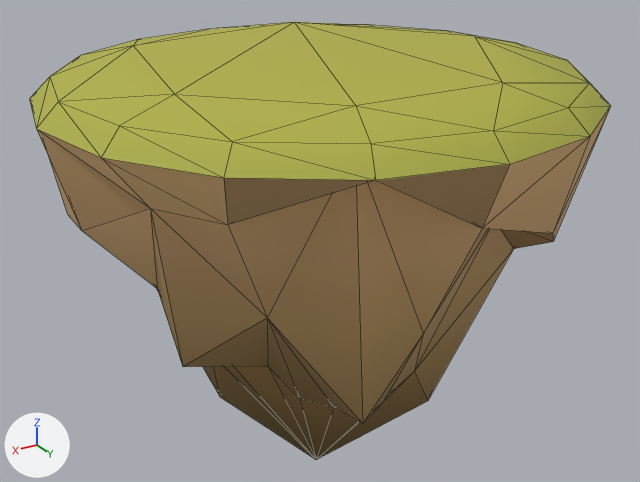
A saved change to the FBX model Assets/Meshes/Level/Island_002.FBX.
Before and after are seen from a 50 mm lens placed at (1.01, 1.689, 0.539), pointed at (-0.019, -0.025, -0.318). Every picture has the same lights, and +X, +Y and +Z are marked at lower left. Mesh edges are drawn as thin lines.

Script lines for the objects in view, before the commit:
```python
me_mesh = bpy.data.meshes.new('Mesh')
me_mesh.from_pydata(...)  # 87 vertices, 170 faces; spans x -0.628..0.628, y -0.628..0.628, z -0.924..0.142
me_mesh.materials.append(mat_terrain)  # picture img_tex_ground_tga
ob_island_002 = bpy.data.objects.new('Island_002', me_mesh)
ob_island_002.location = (0.0, 0.0, 0.0)
```
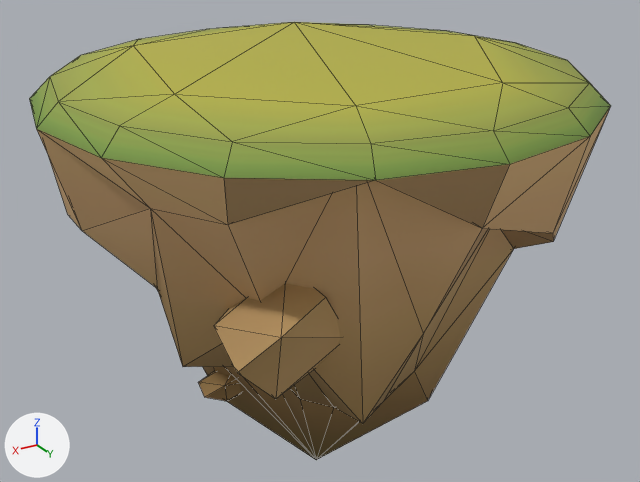
Boxes [x1, y1, x2, y2] around the edits, measured in the pictures (640 x 482 px):
part 1 of me_mesh, added (brown)
    after: [214, 283, 341, 399]
part 2 of me_mesh, added (brown)
    after: [198, 372, 241, 401]
part 3 of me_mesh, surface changed (yellow to green)
    both: [29, 34, 611, 180]

Patch to the scene script:
```diff
--- a/Assets/Meshes/Level/Island_002.FBX.py
+++ b/Assets/Meshes/Level/Island_002.FBX.py
@@ me_mesh @@
 # used by ob_island_002; location = (0.0, 0.0, 0.0)
-me_mesh.from_pydata(...)  # 87 vertices, 170 faces; spans x -0.628..0.628, y -0.628..0.628, z -0.924..0.142
+me_mesh.from_pydata(...)  # 127 vertices, 234 faces; spans x -0.628..0.628, y -0.628..0.628, z -0.924..0.142
+# me_mesh part 1
+# 10 vertices are added at x 0.177..0.41, y 0.22..0.45, z -0.426..-0.185
+# 16 new faces join them
+# me_mesh part 2
+# 10 vertices are added at x 0.101..0.275, y -0.176..-0.08, z -0.748..-0.656
+# 16 new faces join them
+# me_mesh part 3: 58 kept faces spanning x -0.628..0.628, y -0.628..0.628, z 0.068..0.142 get new texture (UV) coordinates
 me_mesh.materials.append(mat_terrain)
```
